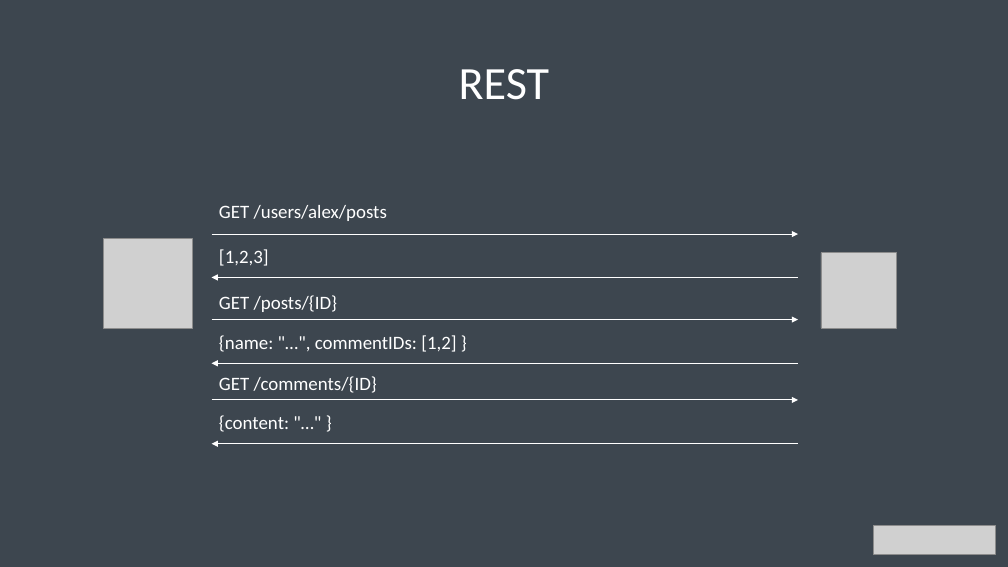
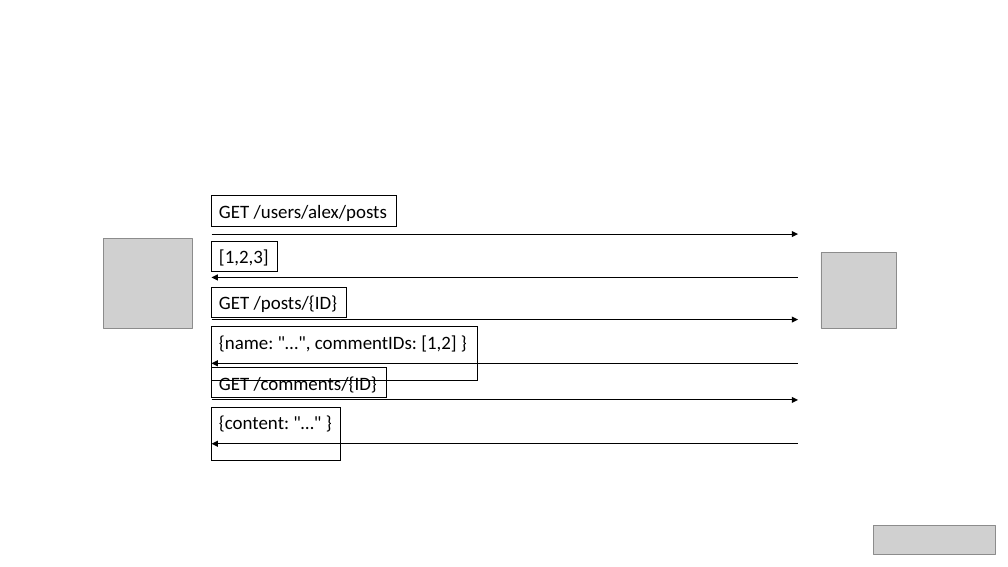
Before and after one commit to bytePassion/GraphQL-Talk, a slide deck: slide 3 of slides/GraphqlSlides.pptx. Drawn at 1008x567 pixels with LibreOffice and Linux fonts; fonts in the diff are those of the drawing; grey boxes stand for pictures. Boxes give left, top, right and bottom in pixels: in the first picture for what was removed or moved away, otherwise in the second. Text is boxed around its words. In the diff, an @@ line names an element or a change of style, - is before the commit and + after.

Commit message:
switch to light theme for slides

```diff
--- a/slides/GraphqlSlides.pptx
+++ b/slides/GraphqlSlides.pptx
@@ background #3D464F to #FFFFFF @@
@@ title removed at (x1=459, y1=69, x2=550, y2=100) @@
-REST
@@ arrow (212, 234) - (799, 234): stroke #FFFFFF 1 pt to #000000 1 pt @@
@@ arrow (212, 278) - (799, 278): stroke #FFFFFF 1 pt to #000000 1 pt @@
@@ arrow (212, 320) - (799, 320): stroke #FFFFFF 1 pt to #000000 1 pt @@
@@ arrow (212, 364) - (799, 364): stroke #FFFFFF 1 pt to #000000 1 pt @@
@@ 6 rectangles moved together from (x1=219, y1=205, x2=456, y2=432) to (x1=212, y1=196, x2=478, y2=461) @@
@@ text colour #FFFFFF to #000000; outline none to #000000 0.75 pt in 6 elements at (x1=212, y1=196, x2=397, y2=226), (x1=212, y1=241, x2=278, y2=271), (x1=212, y1=287, x2=346, y2=318), (x1=212, y1=327, x2=478, y2=380), (x1=212, y1=368, x2=386, y2=398), (x1=212, y1=408, x2=341, y2=461) @@
@@ arrow (212, 400) - (799, 400): stroke #FFFFFF 1 pt to #000000 1 pt @@
@@ arrow (212, 444) - (799, 444): stroke #FFFFFF 1 pt to #000000 1 pt @@
```
Also in this commit, not shown: 54 other slides changed, 3 slides removed.
